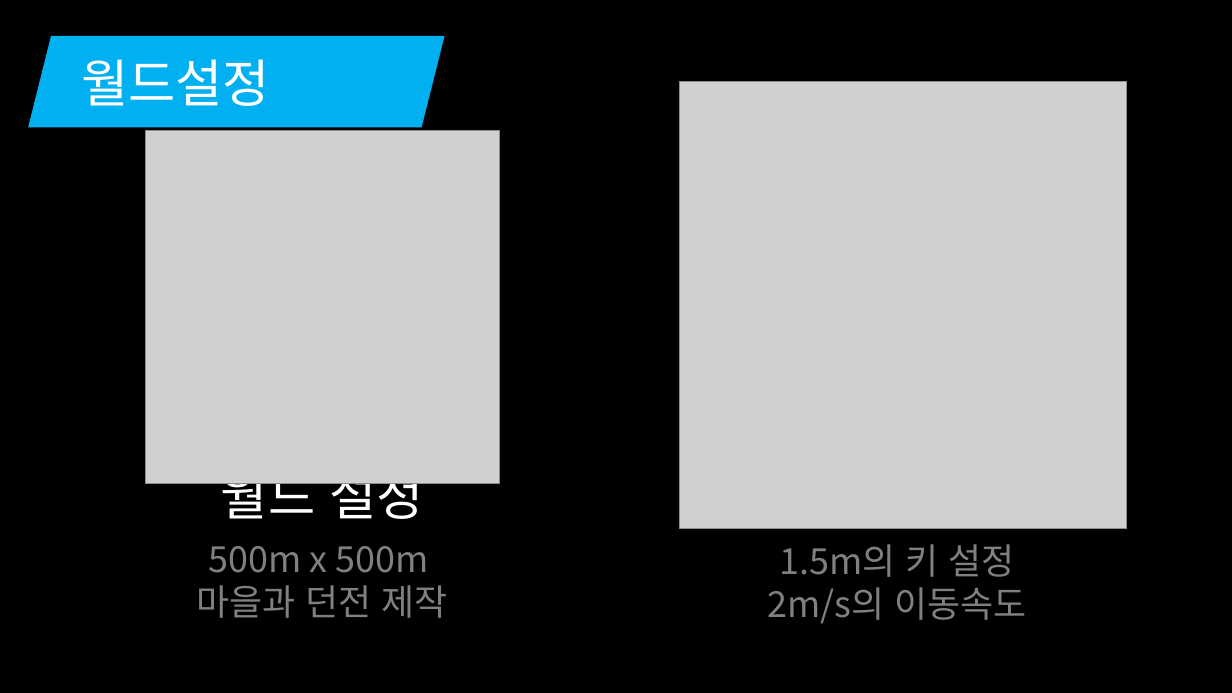
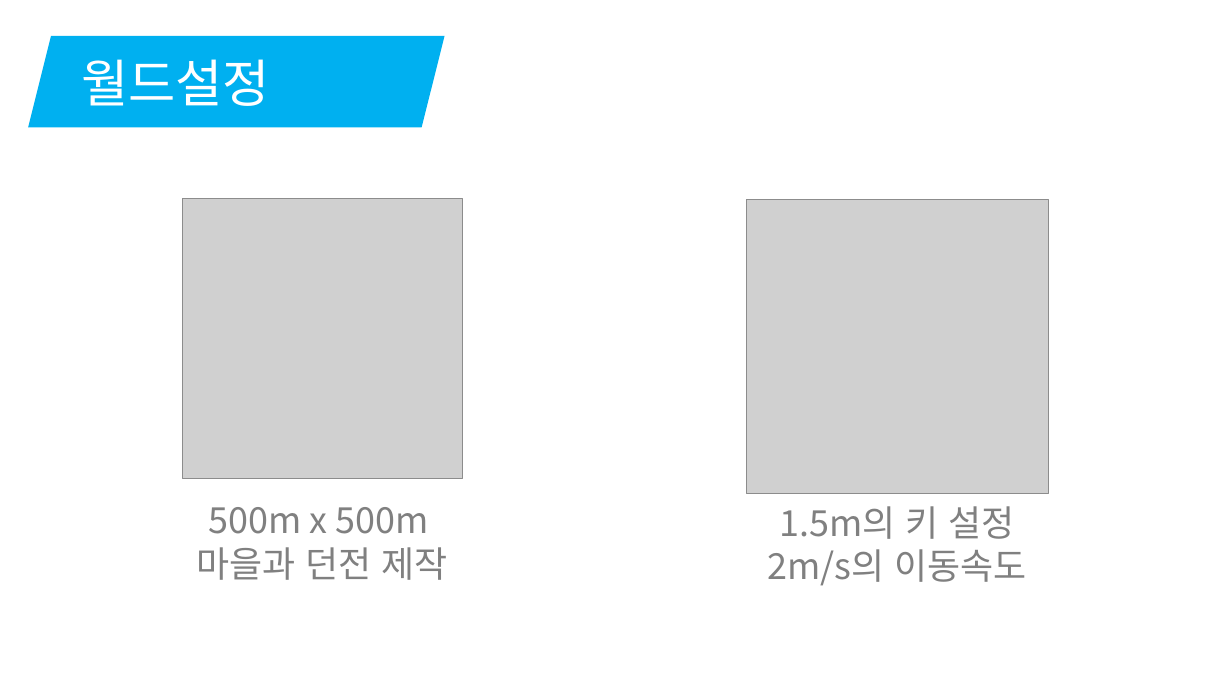
Before and after one commit to korleinster/gamebusdriver, a slide deck: slide 4 of documents/노루막이_김형준_신창섭_홍승필_허지훈.pptx. Drawn at 1232x693 pixels with LibreOffice and Linux fonts; fonts in the diff are those of the drawing; grey boxes stand for pictures; background and template pictures are left out. Boxes give left, top, right and bottom in pixels: in the first picture for what was removed or moved away, otherwise in the second. Text is boxed around its words. In the diff, an @@ line names an element or a change of style, - is before the commit and + after.

```diff
--- a/documents/노루막이_김형준_신창섭_홍승필_허지훈.pptx
+++ b/documents/노루막이_김형준_신창섭_홍승필_허지훈.pptx
@@ rectangle removed at bbox=[0, 0, 1232, 693] @@
@@ picture removed at bbox=[679, 81, 1127, 529] @@
@@ picture: place and size @@
-picture at bbox=[146, 130, 499, 483]
+picture at bbox=[183, 199, 462, 478]
@@ picture added at bbox=[747, 200, 1049, 494] @@
@@ text "500m x 500m": place and size @@
-text "500m x 500m" at bbox=[197, 546, 448, 618]
+text "500m x 500m" at bbox=[197, 507, 448, 580]
@@ text "1.5m의 키 설정": place and size @@
-text "1.5m의 키 설정" at bbox=[768, 544, 1027, 624]
+text "1.5m의 키 설정" at bbox=[768, 506, 1027, 586]
```
Also in this commit, not shown: 5 other slides changed, 5 slides removed.
